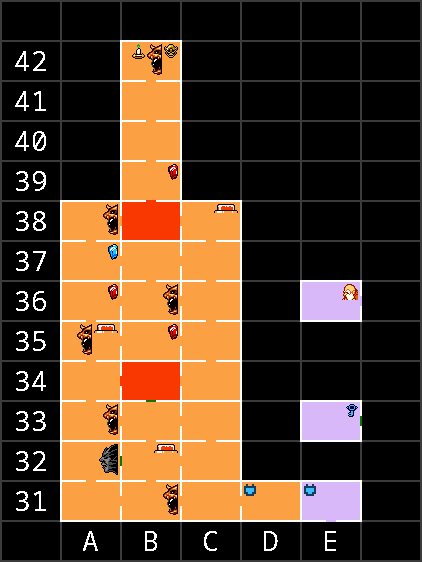
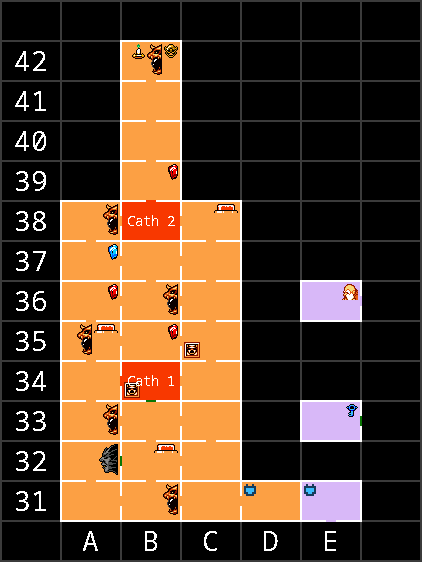
Layers edited between the first and the second 422px x 562px image:
added layer "Labels" above "Icons" over [128,215,175,386]
painted on "Icons" over [124,342,200,398]